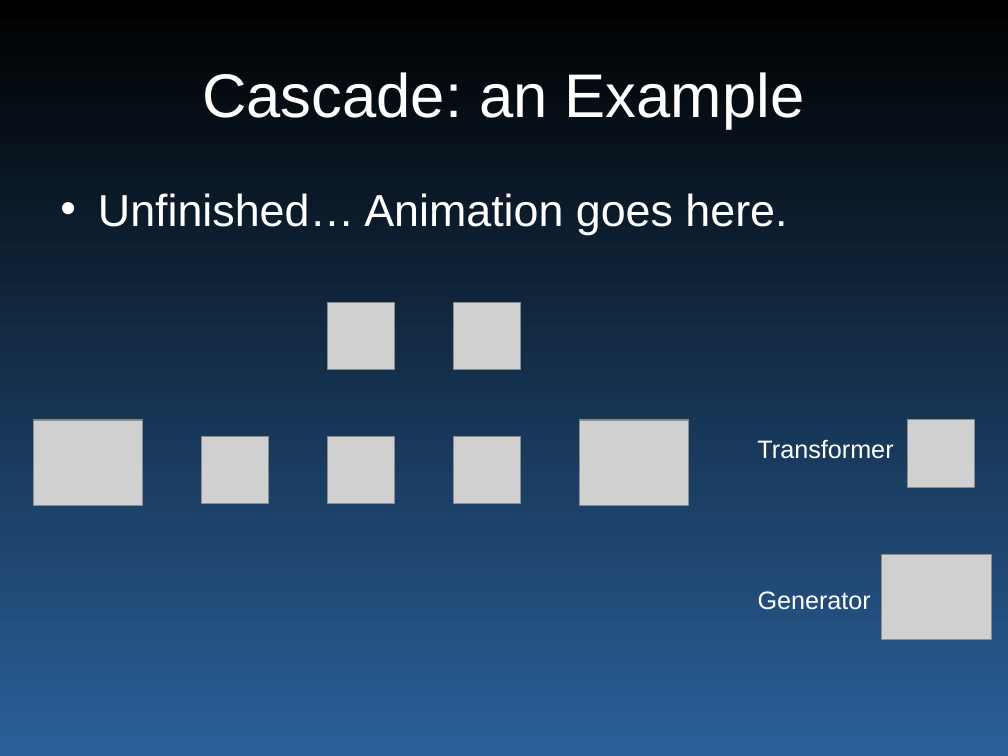
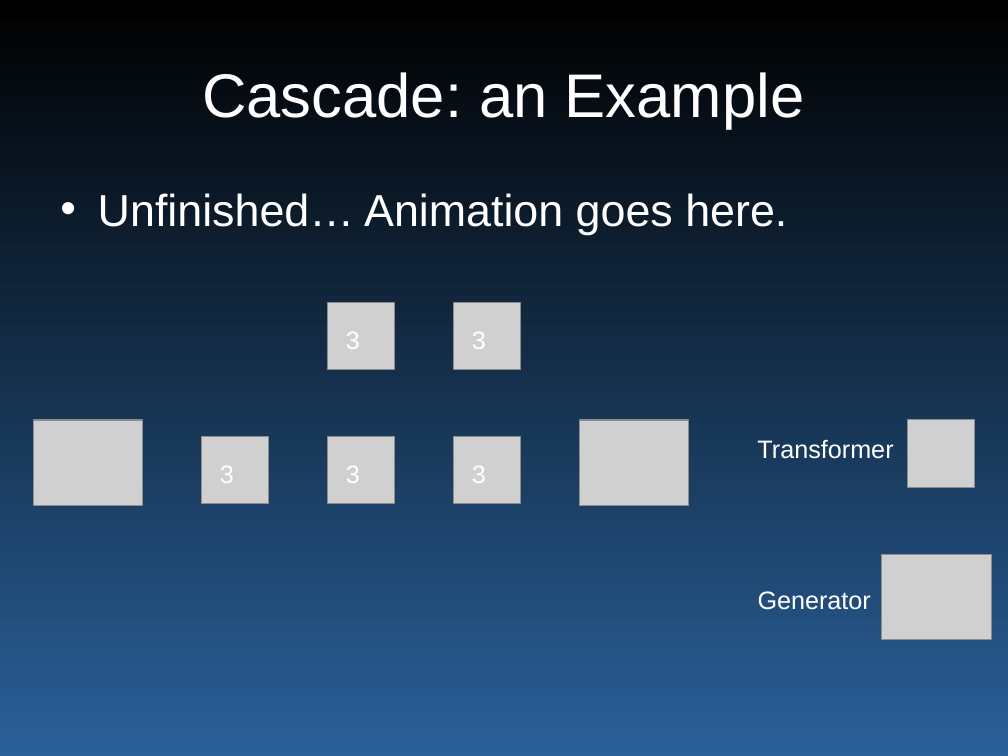
Before and after one commit to wyatt8740/CS460_Capstone, a slide deck: slide 8 of smartgrid_465.ppt. Drawn at 1008x756 pixels with LibreOffice and Linux fonts; fonts in the diff are those of the drawing; grey boxes stand for pictures. Boxes give left, top, right and bottom in pixels: in the first picture for what was removed or moved away, otherwise in the second. Text is boxed around its words. In the diff, an @@ line names an element or a change of style, - is before the commit and + after.

Commit message:
updated

```diff
--- a/smartgrid_465.ppt
+++ b/smartgrid_465.ppt
@@ text added at [346, 332, 360, 349], 18 pt, text #FFFFFF @@
+3
@@ text added at [472, 332, 486, 349], 18 pt, text #FFFFFF @@
+3
@@ text added at [220, 466, 234, 483], 18 pt, text #FFFFFF @@
+3
@@ text added at [346, 466, 360, 483], 18 pt, text #FFFFFF @@
+3
@@ text added at [472, 466, 486, 483], 18 pt, text #FFFFFF @@
+3
```
Also in this commit, not shown: 6 other slides changed, 1 slide added.
